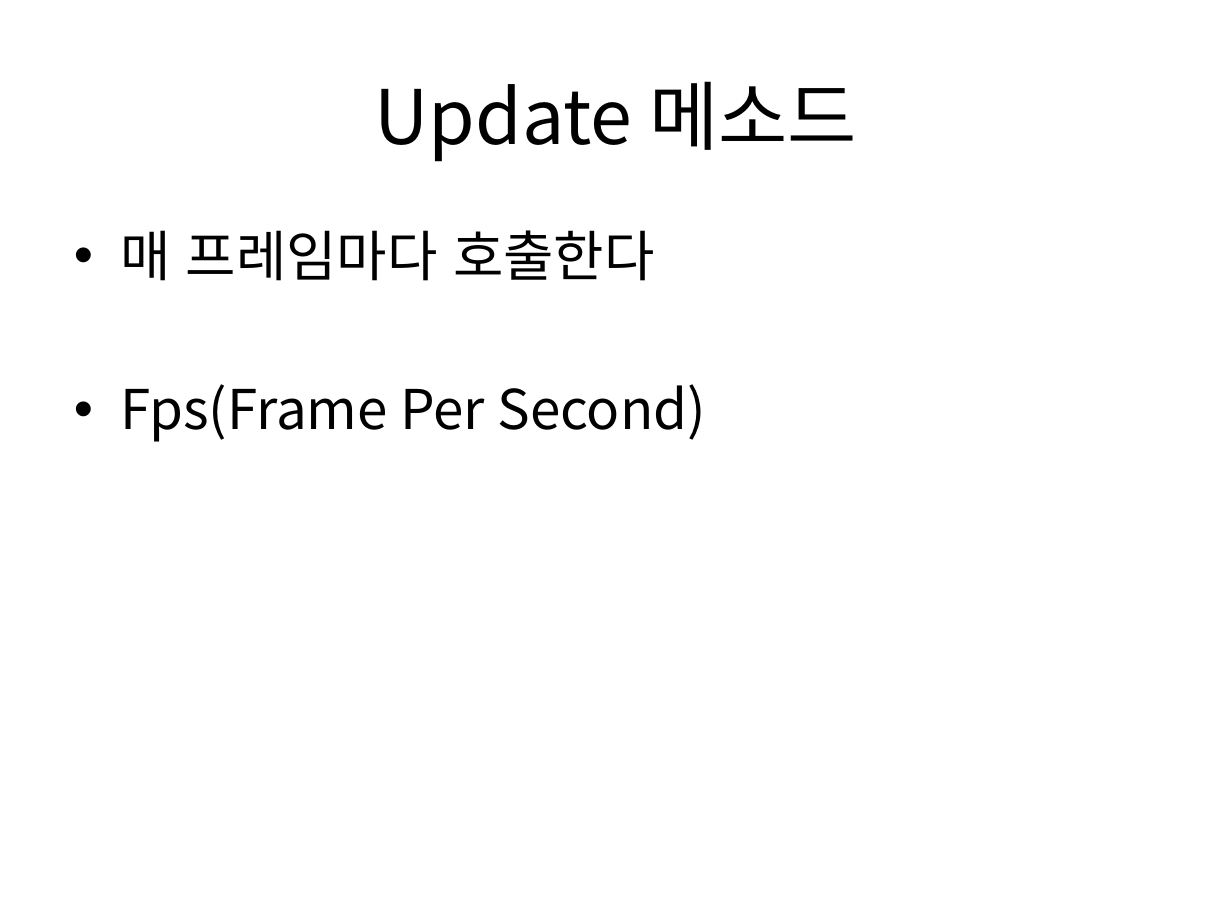
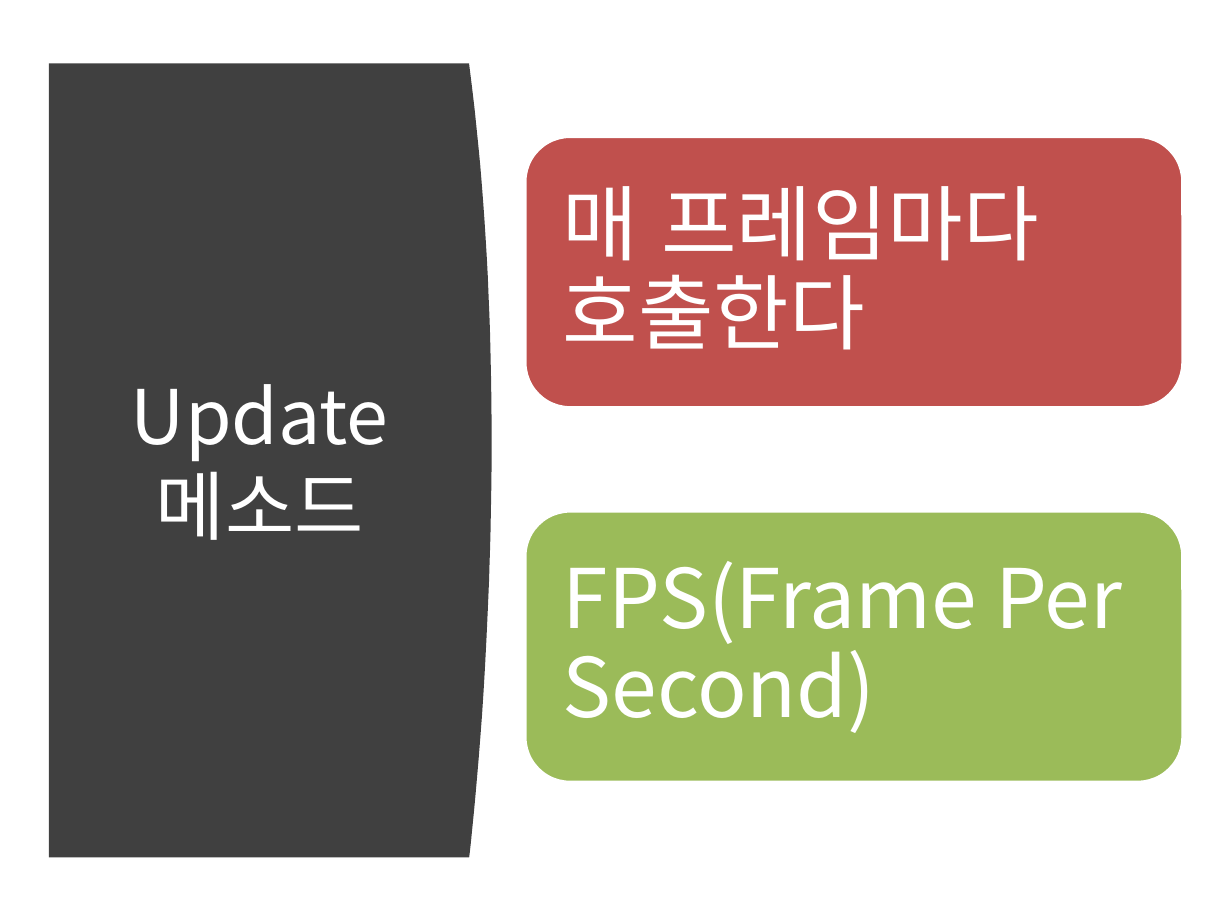
Before and after one commit to IamGroooooot/cien-unity-2019, a slide deck: slide 39 of 1주차.pptx (slide 36 before the commit). Drawn at 1232x924 pixels with LibreOffice and Linux fonts; fonts in the diff are those of the drawing. Boxes give left, top, right and bottom in pixels: in the first picture for what was removed or moved away, otherwise in the second. Text is boxed around its words. In the diff, an @@ line names an element or a change of style, - is before the commit and + after.

```diff
--- a/1주차.pptx
+++ b/1주차.pptx
@@ freeform shape added at box(49, 64, 492, 857), fill #404040 @@
@@ title "Update 메소드": place and size @@
-title "Update 메소드" at box(374, 81, 857, 162)
+title "Update 메소드" at box(131, 384, 389, 540)
@@ title "Update 메소드" at box(131, 384, 389, 540): text colour #000000 to #FFFFFF @@
@@ rounded rectangle added at box(525, 137, 1183, 408), fill #C0504D, outline #FFFFFF 2 pt @@
@@ text "매 프레임마다 호출한다": place and size @@
-text "매 프레임마다 호출한다" at box(120, 230, 706, 442)
+text "매 프레임마다 호출한다" at box(563, 186, 1039, 350)
@@ text "매 프레임마다 호출한다" at box(563, 186, 1039, 350): size 32 to 48 pt, text colour #000000 to #FFFFFF; bullet • to none; line spacing 1 to 0.9; more space between paragraphs; vertical alignment top to middle @@
@@ text at box(120, 384, 706, 442): paragraph removed @@
-• Fps(Frame Per Second)
@@ rounded rectangle added at box(525, 511, 1183, 782), fill #9BBB59, outline #FFFFFF 2 pt @@
@@ text added at box(563, 561, 1122, 733), 48 pt, text #FFFFFF @@
+FPS(Frame Per Second)
```
Also in this commit, not shown: 19 other slides changed, 12 slides added, 1 slide removed.
